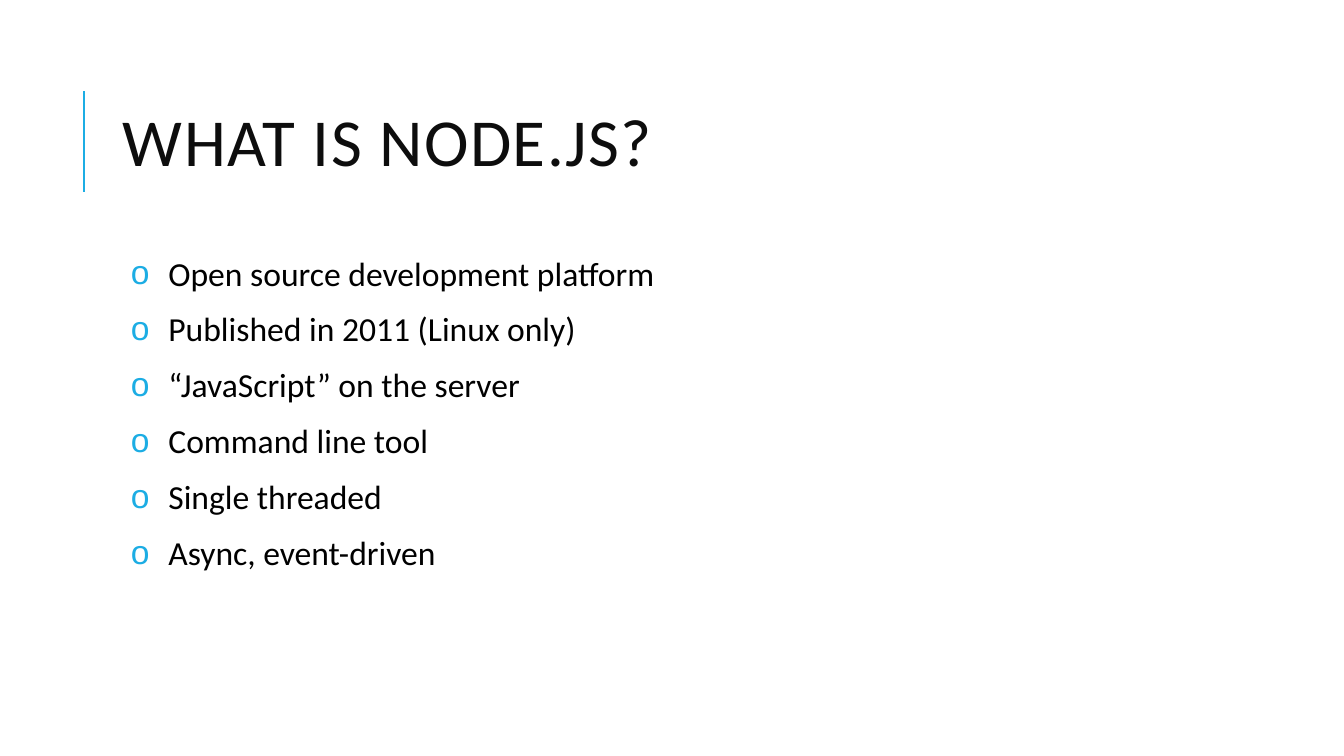
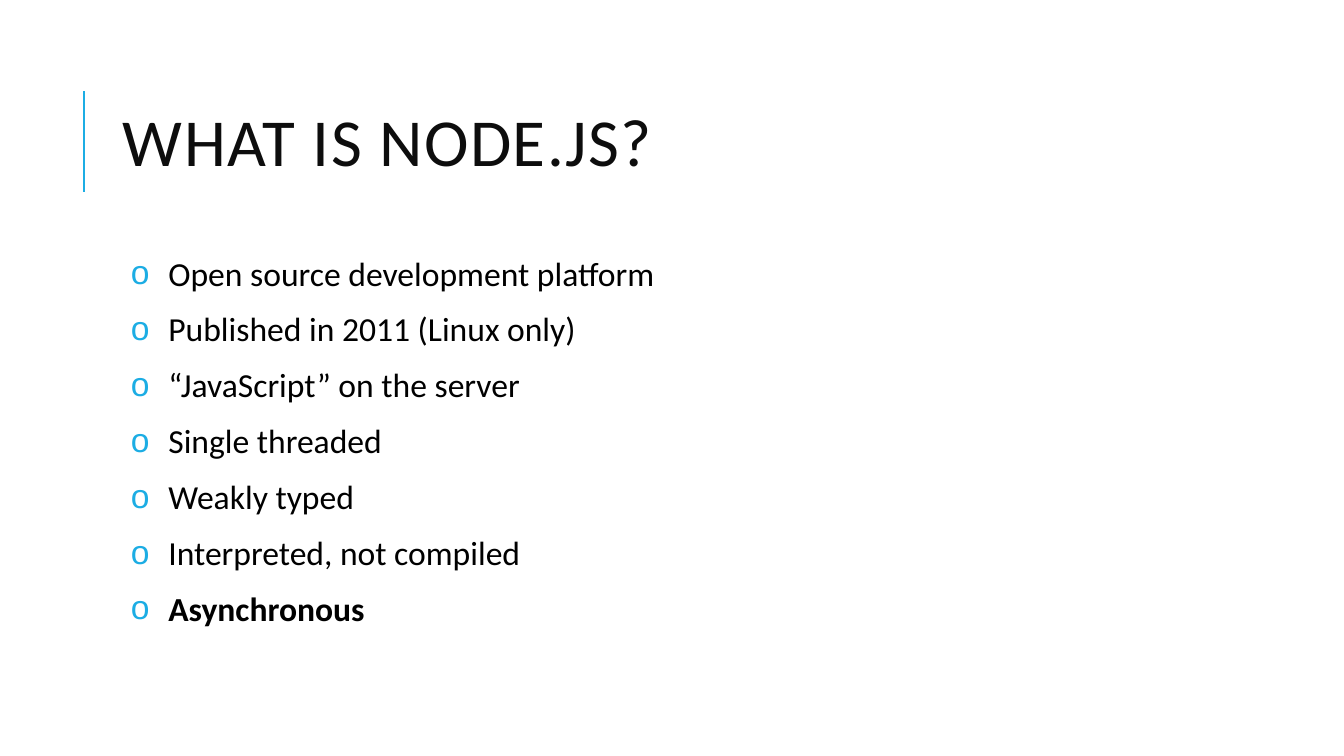
Before and after one commit to thm-design/node-tutorial, a slide deck: slide 3 of Learn Node.pptx. Drawn at 1344x756 pixels with LibreOffice and Linux fonts; fonts in the diff are those of the drawing. Boxes give left, top, right and bottom in pixels: in the first picture for what was removed or moved away, otherwise in the second. Text is boxed around its words. In the diff, an @@ line names an element or a change of style, - is before the commit and + after.

```diff
--- a/Learn Node.pptx
+++ b/Learn Node.pptx
@@ text at box(168, 429, 428, 454): paragraph removed @@
-o Command line tool
@@ text at box(168, 485, 520, 627): text changed @@
-o Async, event-driven
+o Weakly typed
+o Interpreted, not compiled
+o Asynchronous
```
Also in this commit, not shown: 7 other slides changed, 27 slides added, 2 slides removed, 9 other files.
